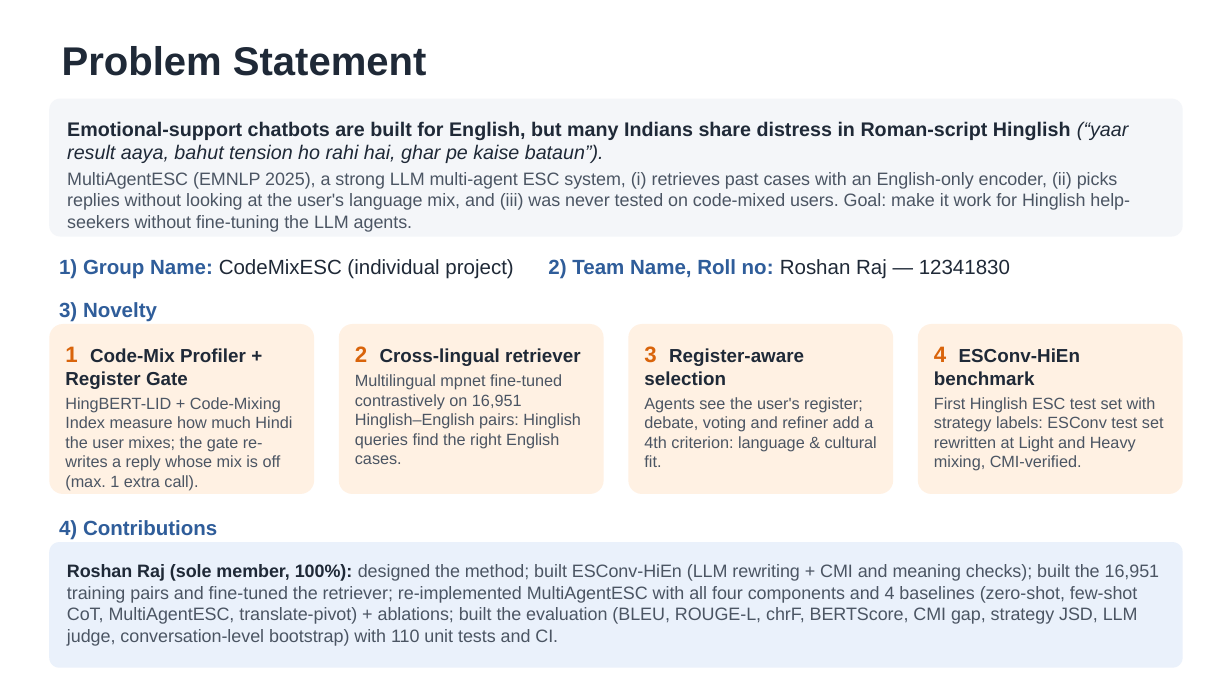
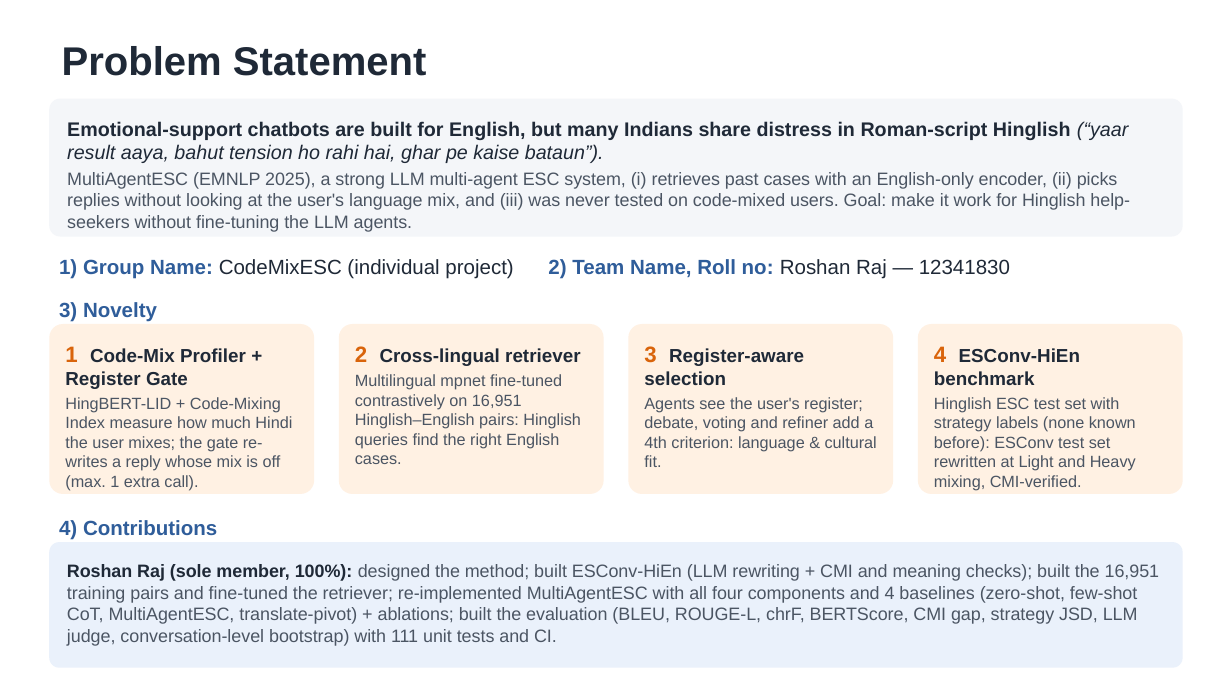
Before and after one commit to roshanraj9136/CodeMixESC, a slide deck: slide 1 of docs/presentation/CodeMixESC_slides.pptx. Drawn at 1232x693 pixels with LibreOffice and Linux fonts; fonts in the diff are those of the drawing. Boxes give left, top, right and bottom in pixels: in the first picture for what was removed or moved away, otherwise in the second. Text is boxed around its words. In the diff, an @@ line names an element or a change of style, - is before the commit and + after.

```diff
--- a/docs/presentation/CodeMixESC_slides.pptx
+++ b/docs/presentation/CodeMixESC_slides.pptx
@@ text in rounded rectangle at (934,397,1136,491): text changed @@
-First Hinglish ESC test set with strategy labels: ESConv test set rewritten at Light and Heavy mixing, CMI-verified.
+Hinglish ESC test set with strategy labels (none known before): ESConv test set rewritten at Light and Heavy mixing, CMI-verified.
@@ text in rounded rectangle at (67,564,1160,646): text changed @@
-Roshan Raj (sole member, 100%): designed the method; built ESConv-HiEn (LLM rewriting + CMI and meaning checks); built the 16,951 training pairs and fine-tuned the retriever; re-implemented MultiAgentESC with all four components and 4 baselines (zero-shot, few-shot CoT, MultiAgentESC, translate-pivot) + ablations; built the evaluation (BLEU, ROUGE-L, chrF, BERTScore, CMI gap, strategy JSD, LLM judge, conversation-level bootstrap) with 110 unit tests and CI.
+Roshan Raj (sole member, 100%): designed the method; built ESConv-HiEn (LLM rewriting + CMI and meaning checks); built the 16,951 training pairs and fine-tuned the retriever; re-implemented MultiAgentESC with all four components and 4 baselines (zero-shot, few-shot CoT, MultiAgentESC, translate-pivot) + ablations; built the evaluation (BLEU, ROUGE-L, chrF, BERTScore, CMI gap, strategy JSD, LLM judge, conversation-level bootstrap) with 111 unit tests and CI.
```
Also in this commit, not shown: 1 other slide changed, 6 other files.
